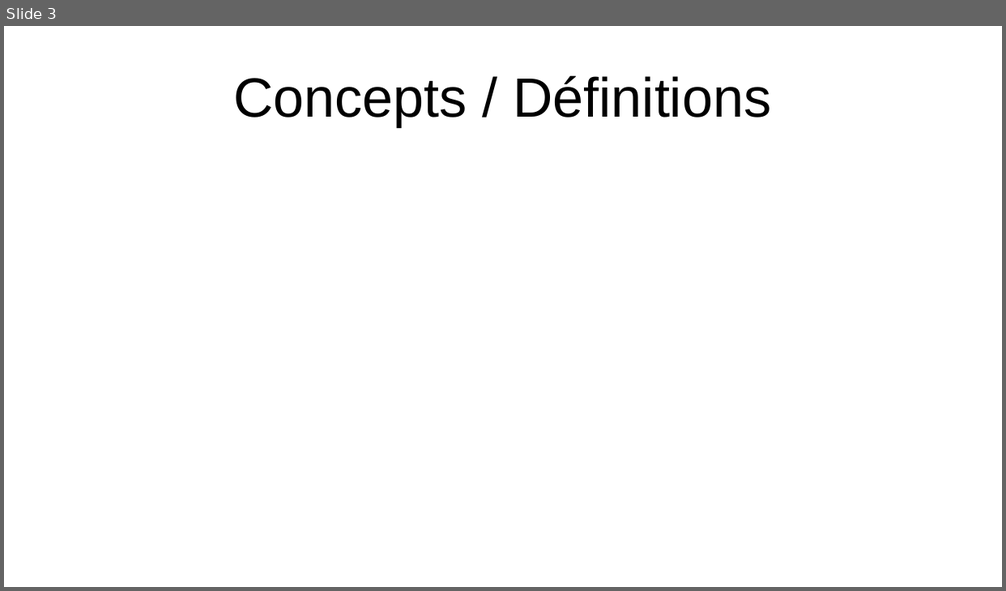
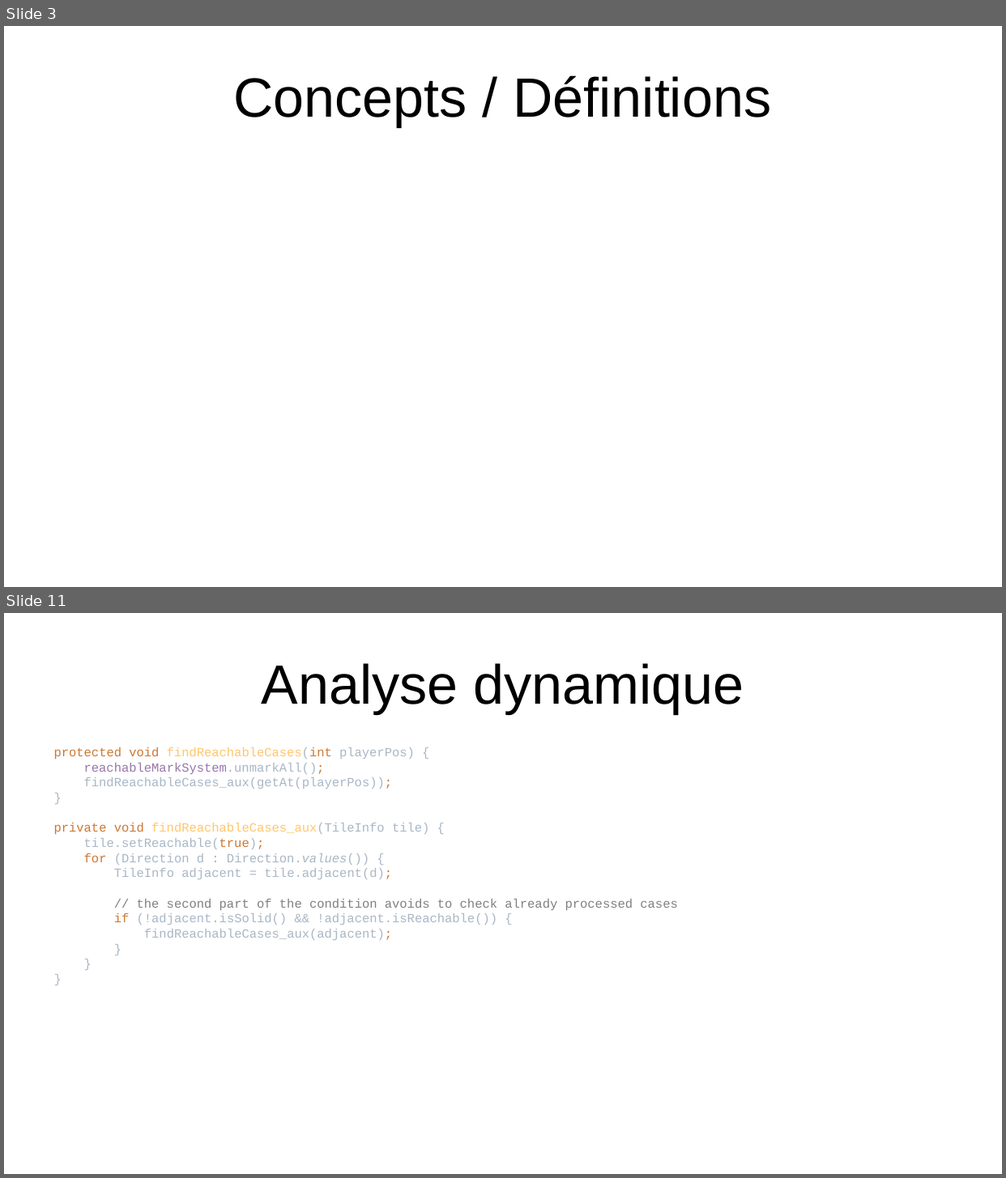
Before and after one commit to PoulpoGaz/sokoshell, a slide deck: documents/presentation.odp. Shown one above the other, each under a label of ours: slide 3 before the commit, slides 3 and 11 after it; the slides between them are not shown. The pictures are 1006x591 and 1006x1178 pixels, drawn with LibreOffice and Linux fonts; fonts in the diff are those of the drawing. Boxes give left, top, right and bottom in pixels: in the first picture for what was removed or moved away, otherwise in the second. Text is boxed around its words. In the diff, an @@ line names an element or a change of style, - is before the commit and + after.

Commit message:
Started to fill presentation (DFS/BFS, Analyse statique et dynamique)

```diff
--- a/documents/presentation.odp
+++ b/documents/presentation.odp
@@ slide 11 added at (4, 613, 1002, 1174), background #FFFFFF @@
@@ title added at (262, 663, 744, 714), 44 pt, text #000000 @@
+Analyse dynamique
@@ text added at (54, 747, 677, 940), 10 pt, text #A9B7C6 @@
+protected void findReachableCases(int playerPos) {
+reachableMarkSystem.unmarkAll();
+findReachableCases_aux(getAt(playerPos));
+}
+private void findReachableCases_aux(TileInfo tile) {
+tile.setReachable(true);
+for (Direction d : Direction.values()) {
+TileInfo adjacent = tile.adjacent(d);
+// the second part of the condition avoids to check already processed cases
+if (!adjacent.isSolid() && !adjacent.isReachable()) {
+findReachableCases_aux(adjacent);
+}
+}
+}
```
Also in this commit, not shown: 8 other slides added, 3 slides removed, 1 other file.
